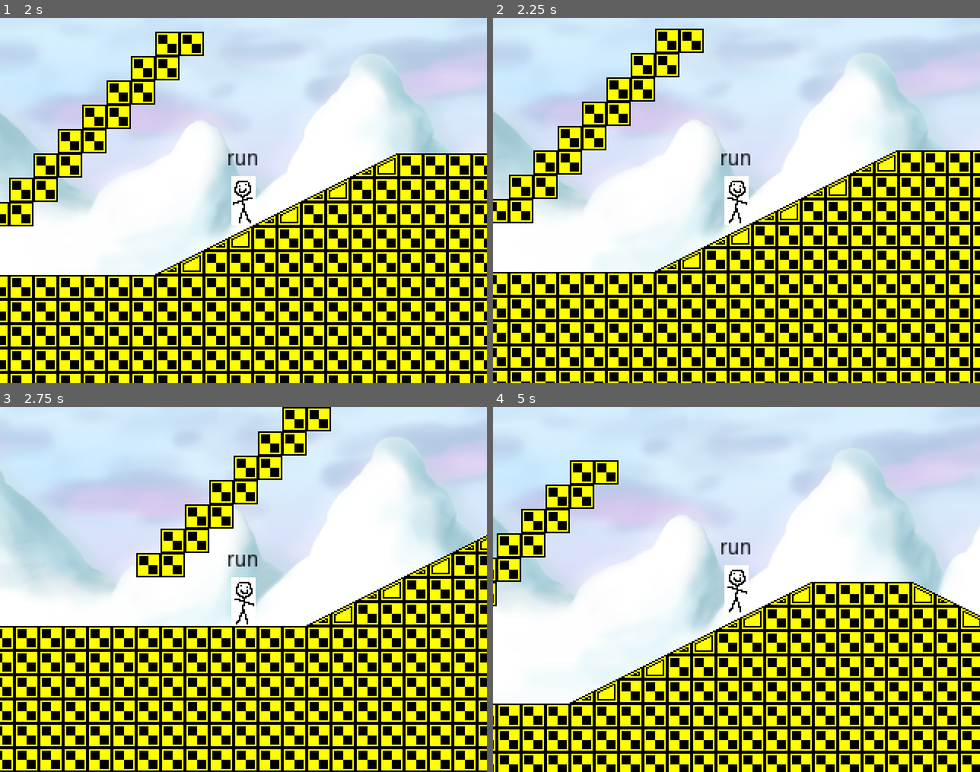
Above: before the commit, frames 1-4 (two rows, left to right).
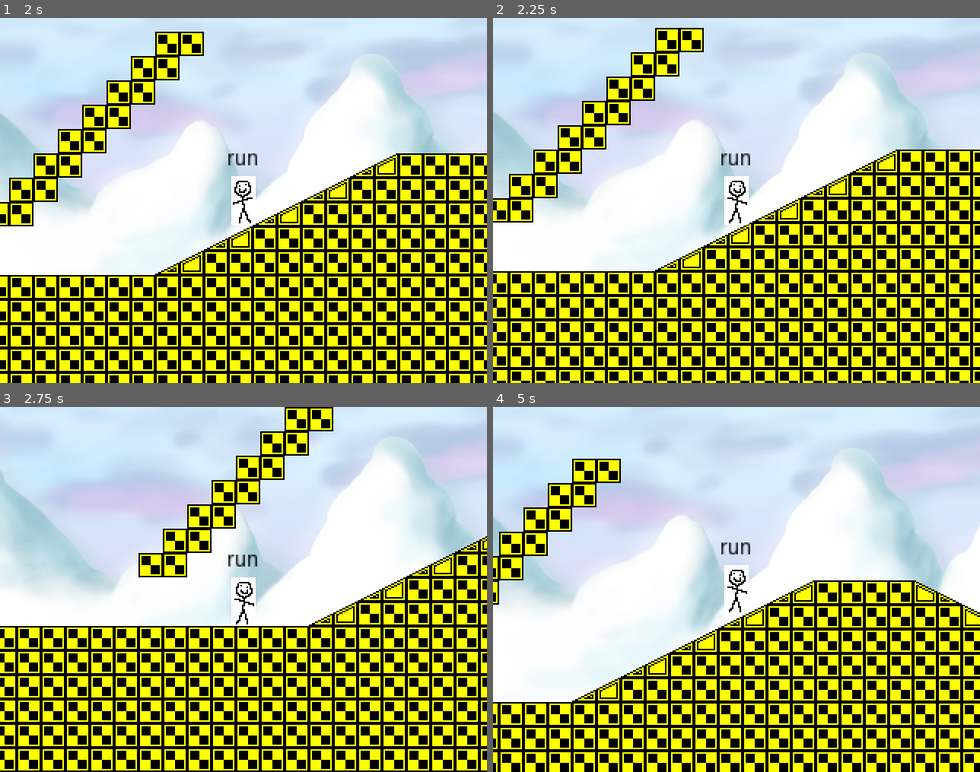
Above: after the commit, the same moments.

Repository: Alzter/RetroTux
Game: Godot game, scene res://Scenes/TestLevel.tscn
Two runs of this game, one before a commit and one after it. Both use one fixed random seed, a clock stepped at 60 frames per second and the inputs below.
Inputs:
- Up to frame 1 (2 s): tap Enter at 0.5 s; hold Right (move_right) from 0.53 s (still down); tap X (jump) at 0.77, 1.52 s
- Up to frame 2 (2.25 s): release Right (move_right) at 2.03 s; hold Left (move_left) from 2.03 s (still down)
- Up to frame 3 (2.75 s): keep holding Left (move_left)
- Up to frame 4 (5 s): release Left (move_left) at 2.78 s; hold Right (move_right) 2.78-4.28 s; tap X (jump) at 3.02, 3.77, 4.52 s; hold Left (move_left) from 4.28 s (still down)

Frame 1 is identical in both runs. In frame 2, 5.6% of the frame differs, in the area x 0-100%, y 2-100%; in frame 3, 13%; in frame 4, 18%, in the area x 0-100%, y 14-100%.

Commit message:
lower the snap values a bit

Diff:
--- a/src/Scenes/Players/Player.gd
+++ b/src/Scenes/Players/Player.gd
@@ -22,7 +22,8 @@
 			snap = true
 
 func apply_velocity():
-	var snap_amount = Vector2(int(snap) * sprite.scale.x * -3, int(snap) * 12)
+	var snap_amount = Vector2(int(snap) * sprite.scale.x * -1, int(snap) * 6)
+	print(snap_amount)
 
 	was_on_floor = is_on_floor()
 	velocity = move_and_slide_with_snap(velocity, snap_amount, Vector2(0, -1))
--- a/src/Scenes/Players/Player.tscn
+++ b/src/Scenes/Players/Player.tscn
@@ -17,6 +17,7 @@
 height = 8.0
 
 [sub_resource type="RayShape2D" id=3]
+length = 16.0
 
 [node name="Player" type="KinematicBody2D"]
 script = ExtResource( 2 )
@@ -42,15 +43,14 @@
 shape = SubResource( 2 )
 
 [node name="CollisionShape2D2" type="CollisionShape2D" parent="."]
-position = Vector2( 0, -4 )
 shape = SubResource( 3 )
 
 [node name="CollisionShape2D4" type="CollisionShape2D" parent="."]
-position = Vector2( 8, -4 )
+position = Vector2( 8, 0 )
 shape = SubResource( 3 )
 
 [node name="CollisionShape2D3" type="CollisionShape2D" parent="."]
-position = Vector2( -8, -4 )
+position = Vector2( -8, 0 )
 shape = SubResource( 3 )
 
 [node name="Label" type="Label" parent="."]
